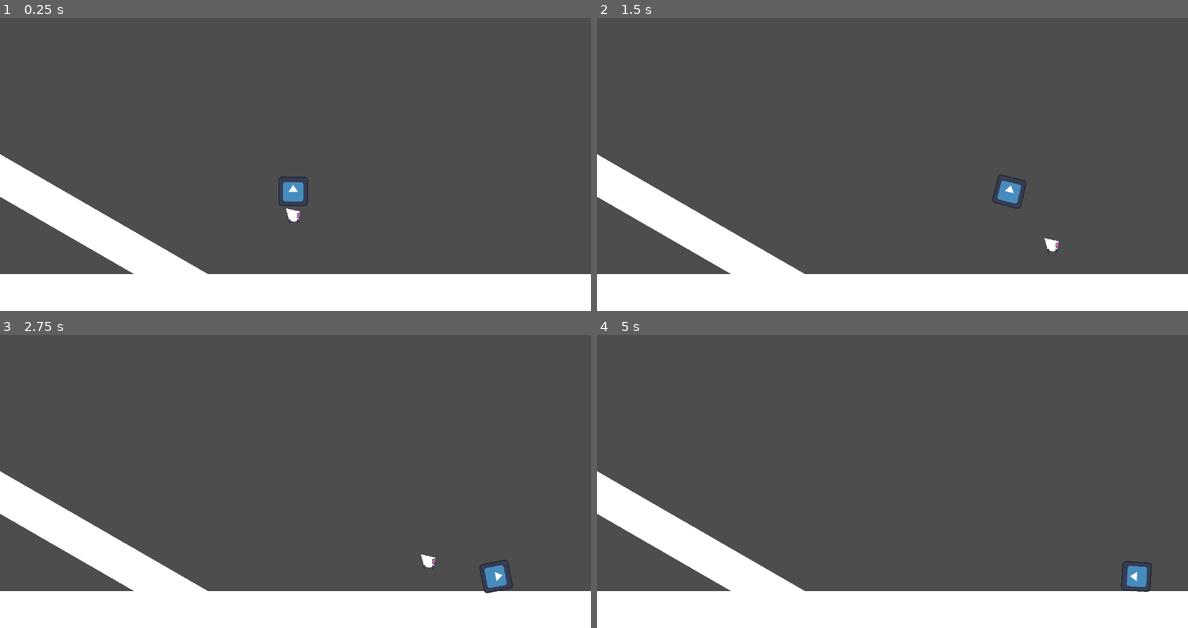
Above: before the commit, frames 1-4 (two rows, left to right).
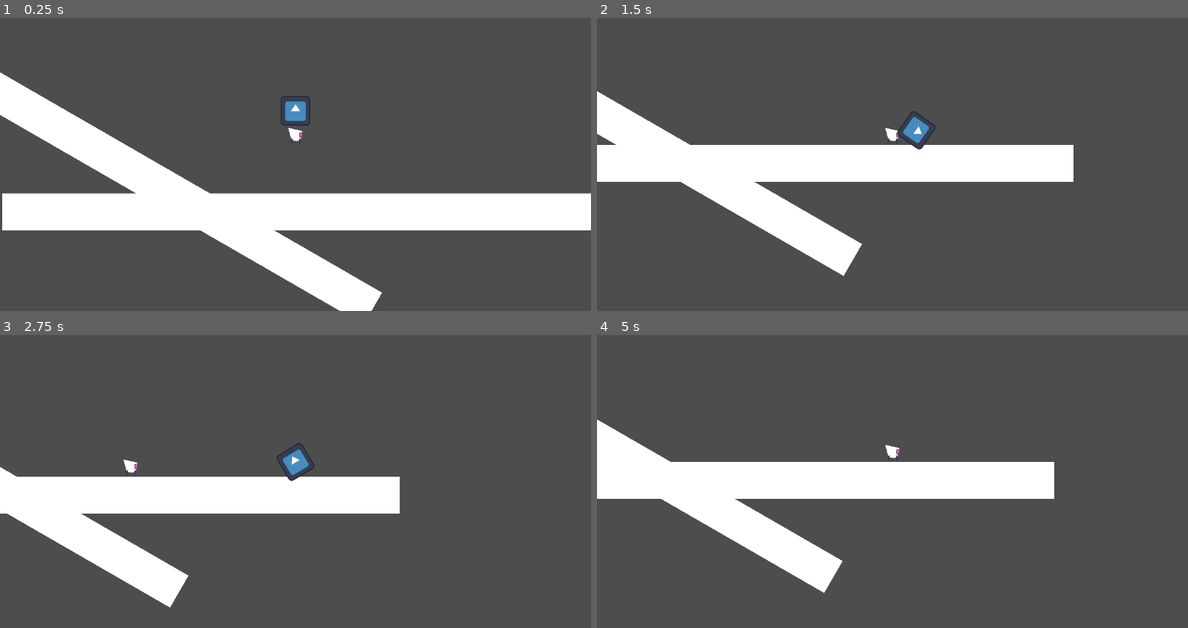
Above: after the commit, the same moments.

Repository: SnappyDragon64/Volleyball
Game: Godot game, scene res://game/game/sandbox.tscn
Same seed, same stepped clock (60 frames per second), same inputs: the game is played once before the commit and once after it. The engine's default icon, where the game draws it, is replaced by a stand-in: a white triangle on a blue panel in a dark square.
Inputs (mouse positions are in pixels of both pictures, inside the frame that each line leads up to):
- Up to frame 1 (0.25 s): no input
- Up to frame 2 (1.5 s): tap Enter at 0.5 s; move the mouse to (1022, 129) at 0.52 s; hold Right (move_right) from 0.53 s (still down); tap Z (grab) at 0.6 s; click (1022, 129) at 0.67 s; tap Space (jump) at 0.77, 1.07 s; right-click (1022, 129) at 0.8 s; move the mouse to (774, 161) at 1.27 s; right-click (774, 161) at 1.35 s
- Up to frame 3 (2.75 s): tap Space (jump) at 1.52, 1.82 s; click (177, 478) at 1.55 s; move the mouse to (354, 387) at 2.02 s; release Right (move_right) at 2.03 s; hold Left (move_left) from 2.03 s (still down); click (354, 387) at 2.1 s; tap Q (switch, bound only after the commit) at 2.3 s
- Up to frame 4 (5 s): move the mouse to (862, 528) at 2.77 s; release Left (move_left) at 2.78 s; hold Right (move_right) 2.78-4.28 s; tap Q (switch, bound only after the commit) at 2.85 s; click (862, 528) at 2.92 s; tap Space (jump) at 3.02, 3.05, 3.32, 3.6, 3.77, 4.07, 4.52, 4.82 s; move the mouse to (1069, 510) at 3.52 s; click (1069, 510) at 3.67 s; tap Z (grab) at 3.8, 4.35 s; move the mouse to (715, 411) at 4.27 s; hold Left (move_left) from 4.28 s (still down); click (715, 411) at 4.42 s; right-click (715, 411) at 4.55 s

The runs differ from the first frame. In frame 1, 32% of the frame differs, in the area x 0-100%, y 18-100%; in frame 2, 32%; in frame 3, 22%; in frame 4, 30%.

Commit message:
Character switching

Diff:
--- /dev/null
+++ b/game/core/constants.gd
@@ -0,0 +1,3 @@
+extends Node
+
+enum CHARACTER {PLAYER, HEAD}
--- a/game/core/signals.gd
+++ b/game/core/signals.gd
@@ -1,11 +1,8 @@
 extends Node
 
+# PLAYER
+signal switch_active_character(new_active_character: Constants.CHARACTER)
 
-# PLAYER
-signal recall_head(player_global_position: Vector2)
-
-#HEAD
-signal initiate_rolling(head_rotation: float)
 
 # EVENT
 signal event(id: int)
--- a/game/entity/player/head.gd
+++ b/game/entity/player/head.gd
@@ -1,13 +1,11 @@
 extends RigidBody2D
 
 
-const RECALL_IMPULSE := 8000.0
-const ROLL_TORQUE_IMPULSE_MULTIPLIER := 10.0
-const ROLL_IMPULSE_MULTIPLIER := 1.0
+const FORCE := 500.0
+const SPEED := 300.0
 
-var roll_flag := false
-var roll_direction := 0.0
-
+var is_active_character := false
+var is_switch_blocked := false
 
 func _ready():
 	add_to_group(Groups.PLAYER)
@@ -15,28 +13,40 @@
 	add_to_group(Groups.PICKUP)
 	add_to_group(Groups.HEAD)
 
-	Signals.recall_head.connect(_on_recall_head)
+	Signals.switch_active_character.connect(_on_switch_active_character)
 
 
-func _on_recall_head(player_global_position: Vector2):
-	var recall_direction = player_global_position - get_global_position()
-	recall_direction = recall_direction.normalized()
-	var recall_magnitude = recall_direction.x * RECALL_IMPULSE
-	apply_torque_impulse(recall_magnitude)
+func _on_switch_active_character(character: Constants.CHARACTER):
+	if not is_switch_blocked:
+		if character == Constants.CHARACTER.HEAD:
+			is_switch_blocked = true
+			is_active_character = true
+			$Camera2D.make_current()
+			$Timers/SwitchBlockTimer.start()
+		else:
+			is_active_character = false
 
 
-func _physics_process(delta: float) -> void:
-	if roll_flag:
-		apply_torque_impulse(ROLL_TORQUE_IMPULSE_MULTIPLIER * roll_direction)
-		apply_central_impulse(Vector2(ROLL_IMPULSE_MULTIPLIER * roll_direction, 0))
-		roll_flag = false
+func _physics_process(delta):
+	if is_active_character:
+		var direction = Input.get_axis("move_left", "move_right")
 
-	$RotationPivot.rotation = -rotation
+		if direction:
+			if linear_velocity.x > SPEED and direction * linear_velocity.x > 0:
+				constant_force.x = move_toward(constant_force.x, direction * FORCE, 10)
+			elif direction * linear_velocity.x < 0:
+				constant_force.x = move_toward(direction * FORCE * 2, direction * FORCE, 50)
+			else:
+				constant_force.x = move_toward(constant_force.x, direction * FORCE, 50)
+		else:
+			constant_force = Vector2(0,0)
+
+		if not is_switch_blocked and Input.is_action_just_pressed("switch"):
+			is_switch_blocked = true
+			is_active_character = false
+			$Timers/SwitchBlockTimer.start()
+			Signals.switch_active_character.emit(Constants.CHARACTER.PLAYER)
 
 
-func _on_enter_rolling_body_entered(body: Node2D) -> void:
-	var is_on_floor = $RotationPivot/FloorCast.is_colliding()
-
-	if body.is_in_group(Groups.PLAYER) and body.get_velocity().y <= 0 and is_on_floor:
-		Signals.initiate_rolling.emit(rotation)
-		queue_free()
+func _on_switch_block_timer_timeout():
+	is_switch_blocked = false
--- a/game/entity/player/head.tscn
+++ b/game/entity/player/head.tscn
@@ -1,13 +1,10 @@
-[gd_scene load_steps=5 format=3 uid="uid://ddd8jy8ur8c5"]
+[gd_scene load_steps=4 format=3 uid="uid://ddd8jy8ur8c5"]
 
 [ext_resource type="Script" path="res://game/entity/player/head.gd" id="1_nj3d2"]
 [ext_resource type="Texture2D" uid="uid://rjm03i05u1tf" path="res://icon.svg" id="1_x5vyb"]
 
 [sub_resource type="CircleShape2D" id="CircleShape2D_qxnpo"]
 radius = 32.0
-
-[sub_resource type="CircleShape2D" id="CircleShape2D_cxowc"]
-radius = 4.0
 
 [node name="Head" type="RigidBody2D"]
 collision_layer = 16
@@ -23,17 +20,12 @@
 scale = Vector2(0.5, 0.5)
 texture = ExtResource("1_x5vyb")
 
-[node name="RotationPivot" type="Node2D" parent="."]
+[node name="Camera2D" type="Camera2D" parent="."]
 
-[node name="RollArea" type="Area2D" parent="RotationPivot"]
-collision_mask = 2
+[node name="Timers" type="Node" parent="."]
 
-[node name="CollisionShape2D" type="CollisionShape2D" parent="RotationPivot/RollArea"]
-position = Vector2(0, -31)
-shape = SubResource("CircleShape2D_cxowc")
+[node name="SwitchBlockTimer" type="Timer" parent="Timers"]
+wait_time = 0.05
+one_shot = true
 
-[node name="FloorCast" type="RayCast2D" parent="RotationPivot"]
-target_position = Vector2(0, 35)
-
-[connection signal="body_entered" from="RotationPivot/RollArea" to="." method="_on_area_2d_body_entered"]
-[connection signal="body_entered" from="RotationPivot/RollArea" to="." method="_on_enter_rolling_body_entered"]
+[connection signal="timeout" from="Timers/SwitchBlockTimer" to="." method="_on_switch_block_timer_timeout"]
--- a/game/entity/player/player.gd
+++ b/game/entity/player/player.gd
@@ -9,21 +9,33 @@
 const JUMP_VELOCITY := -400.0
 const THROW_IMPULSE := 500.0
 
-enum State {DEFAULT, HEADLESS, ITEM, ROLLING}
+enum State {DEFAULT, HEADLESS, ITEM}
 
 @onready var head_scene := preload("res://game/entity/player/head.tscn")
 
 @export var current_state := State.DEFAULT
 @export var controller_mode := false
 
-var can_recall := true
+var is_active_character := true
+var is_switch_blocked := false
 
 
 func _ready():
 	add_to_group(Groups.PLAYER)
 	add_to_group(Groups.HAS_WEIGHT)
 
-	Signals.initiate_rolling.connect(_on_initiate_rolling)
+	Signals.switch_active_character.connect(_on_switch_active_character)
+
+
+func _on_switch_active_character(character: Constants.CHARACTER):
+	if not is_switch_blocked:
+		if character == Constants.CHARACTER.PLAYER:
+			is_switch_blocked = true
+			is_active_character = true
+			$Camera2D.make_current()
+			$Timers/SwitchBlockTimer.start()
+		else:
+			is_active_character = false
 
 
 func _input(event: InputEvent):
@@ -44,14 +56,8 @@
 			remove_from_group(Groups.HAS_WEIGHT)
 			$HeadCollider.set_deferred("disabled", true)
 			$Model/HeadModel.set_visible(false)
-			$RollingHeadCollider.set_deferred("disabled", true)
-			$Model/RollingHeadModel.set_visible(false)
 		State.ITEM:
 			add_to_group(Groups.HAS_WEIGHT)
-		State.ROLLING:
-			add_to_group(Groups.HAS_WEIGHT)
-			$RollingHeadCollider.set_deferred("disabled", false)
-			$Model/RollingHeadModel.set_visible(true)
 
 	current_state = new_state
 
@@ -64,36 +70,36 @@
 			_headless_physics_process(delta)
 		State.ITEM:
 			_item_physics_process(delta)
-		State.ROLLING:
-			_rolling_physics_process(delta)
 
 
 func _default_physics_process(delta: float):
 	apply_gravity(delta)
-	enable_movement(DEFAULT_SPEED_MULTIPLIER)
-	enable_yeet()
+
+	if is_active_character:
+		enable_movement(DEFAULT_SPEED_MULTIPLIER)
+		enable_yeet()
+
 	move_and_slide()
 
 
 func _headless_physics_process(delta: float):
 	apply_gravity(delta)
-	enable_movement(HEADLESS_SPEED_MULTIPLIER)
-	enable_jump()
-	enable_recall()
-	enable_grab()
+
+	if is_active_character:
+		enable_movement(HEADLESS_SPEED_MULTIPLIER)
+		enable_grab()
+		enable_character_switch()
+
 	move_and_slide()
 
 
 func _item_physics_process(delta: float):
 	apply_gravity(delta)
-	enable_movement(DEFAULT_SPEED_MULTIPLIER)
-	move_and_slide()
 
+	if is_active_character:
+		enable_movement(DEFAULT_SPEED_MULTIPLIER)
+		enable_character_switch()
 
-func _rolling_physics_process(delta: float):
-	apply_gravity(delta)
-	enable_rolling(delta)
-	enable_dismount()
 	move_and_slide()
 
 
@@ -109,47 +115,6 @@
 		velocity.x = direction * SPEED * multiplier
 	else:
 		velocity.x = move_toward(velocity.x, 0, SPEED)
-
-
-
-func enable_rolling(delta: float) -> float:
-	var direction = Input.get_axis("move_left", "move_right")
-
-	if direction:
-		velocity.x = direction * SPEED * ROLLING_SPEED_MULTIPLIER
-		var current_rotation = $Model/RollingHeadModel.get_rotation()
-		var new_rotation = current_rotation + direction * ANGULAR_VELOCITY * delta
-		$Model/RollingHeadModel.set_rotation(new_rotation)
-	else:
-		velocity.x = move_toward(velocity.x, 0, SPEED)
-
-	return direction
-
-
-func enable_jump():
-	if Input.is_action_just_pressed("jump") and is_on_floor():
-		velocity.y = JUMP_VELOCITY
-
-
-func enable_dismount():
-	if Input.is_action_just_pressed("jump"):
-
-		velocity.y = JUMP_VELOCITY
-
-		change_state(State.HEADLESS)
-
-		set_position(get_position() + Vector2(0, 2))
-
-		var head_instance: RigidBody2D = head_scene.instantiate()
-		var head_global_position = get_global_position() + Vector2(0, 32)
-		head_instance.set_global_position(head_global_position)
-
-		var head_rotation = $Model/RollingHeadModel.get_rotation()
-		head_instance.set_rotation(head_rotation)
-		head_instance.roll_flag = true
-		head_instance.roll_direction = velocity.x
-
-		call_deferred("add_sibling", head_instance)
 
 
 func enable_yeet():
@@ -189,13 +154,6 @@
 		call_deferred("add_sibling", head_instance)
 
 
-func enable_recall():
-	if Input.is_action_just_pressed("recall") and can_recall:
-		Signals.recall_head.emit(global_position)
-		$Timers/RecallCooldown.start()
-		can_recall = false
-
-
 func enable_grab():
 	if Input.is_action_just_pressed("grab"):
 		for body: PhysicsBody2D in $InteractionArea.get_overlapping_bodies():
@@ -205,10 +163,13 @@
 				change_state(State.DEFAULT)
 
 
-func _on_initiate_rolling(head_rotation: float):
-	change_state(State.ROLLING)
-	$Model/RollingHeadModel.set_rotation(head_rotation)
+func enable_character_switch():
+	if not is_switch_blocked and Input.is_action_just_pressed("switch"):
+		is_switch_blocked = true
+		is_active_character = false
+		$Timers/SwitchBlockTimer.start()
+		Signals.switch_active_character.emit(Constants.CHARACTER.HEAD)
 
 
-func _on_recall_cooldown_timeout():
-	can_recall = true
+func _on_switch_block_timer_timeout():
+	is_switch_blocked = false
--- a/game/entity/player/player.tscn
+++ b/game/entity/player/player.tscn
@@ -10,15 +10,13 @@
 [sub_resource type="CircleShape2D" id="CircleShape2D_fwqix"]
 radius = 32.0
 
-[sub_resource type="CircleShape2D" id="CircleShape2D_clstm"]
-radius = 32.0
-
 [sub_resource type="CircleShape2D" id="CircleShape2D_fkdut"]
 radius = 48.0
 
 [node name="Player" type="CharacterBody2D"]
 collision_layer = 2
 collision_mask = 21
+floor_snap_length = 4.0
 script = ExtResource("1_ho5xm")
 
 [node name="PlayerCollider" type="CollisionShape2D" parent="."]
@@ -28,11 +26,6 @@
 [node name="HeadCollider" type="CollisionShape2D" parent="."]
 position = Vector2(0, -74)
 shape = SubResource("CircleShape2D_fwqix")
-
-[node name="RollingHeadCollider" type="CollisionShape2D" parent="."]
-position = Vector2(0, 32)
-shape = SubResource("CircleShape2D_clstm")
-disabled = true
 
 [node name="InteractionArea" type="Area2D" parent="."]
 position = Vector2(0, -21)
@@ -54,13 +47,6 @@
 scale = Vector2(0.5, 0.5)
 texture = ExtResource("1_yxgw6")
 
-[node name="RollingHeadModel" type="Sprite2D" parent="Model"]
-visible = false
-position = Vector2(0, 32)
-rotation = 0.00456835
-scale = Vector2(0.5, 0.5)
-texture = ExtResource("1_yxgw6")
-
 [node name="CrosshairOrigin" type="Marker2D" parent="."]
 visible = false
 position = Vector2(0, -74)
@@ -70,9 +56,12 @@
 scale = Vector2(0.1, 0.1)
 texture = ExtResource("1_yxgw6")
 
+[node name="Camera2D" type="Camera2D" parent="."]
+
 [node name="Timers" type="Node" parent="."]
 
-[node name="RecallCooldown" type="Timer" parent="Timers"]
+[node name="SwitchBlockTimer" type="Timer" parent="Timers"]
+wait_time = 0.05
 one_shot = true
 
-[connection signal="timeout" from="Timers/RecallCooldown" to="." method="_on_recall_cooldown_timeout"]
+[connection signal="timeout" from="Timers/SwitchBlockTimer" to="." method="_on_switch_block_timer_timeout"]
--- a/project.godot
+++ b/project.godot
@@ -19,6 +19,7 @@
 
 Groups="*res://game/core/groups.gd"
 Signals="*res://game/core/signals.gd"
+Constants="*res://game/core/constants.gd"
 
 [display]
 
@@ -82,10 +83,10 @@
 , Object(InputEventKey,"resource_local_to_scene":false,"resource_name":"","device":-1,"window_id":0,"alt_pressed":false …(183 unchanged characters)…
 ]
 }
-recall={
+switch={
 "deadzone": 0.5,
-"events": [Object(InputEventJoypadButton,"resource_local_to_scene":false,"resource_name":"","device":-1,"button_index":10,"pressure":0.0,"pressed":true,"script":null)
-, Object(InputEventMouseButton,"resource_local_to_scene":false,"resource_name":"","device":-1,"window_id":0,"alt_pressed":false,"shift_pressed":false,"ctrl_pressed":false,"meta_pressed":false,"button_mask":2,"position":Vector2(271, 6),"global_position":Vector2(280, 52),"factor":1.0,"button_index":2,"canceled":false,"pressed":true,"double_click":false,"script":null)
+"events": [Object(InputEventJoypadButton,"resource_local_to_scene":false,"resource_name":"","device":-1,"button_index":3,"pressure":0.0,"pressed":true,"script":null)
+, Object(InputEventKey,"resource_local_to_scene":false,"resource_name":"","device":-1,"window_id":0,"alt_pressed":false,"shift_pressed":false,"ctrl_pressed":false,"meta_pressed":false,"pressed":false,"keycode":0,"physical_keycode":81,"key_label":0,"unicode":113,"location":0,"echo":false,"script":null)
 ]
 }
 
Not shown: 1 places in game/entity/player/player.tscn that only renumber resources
